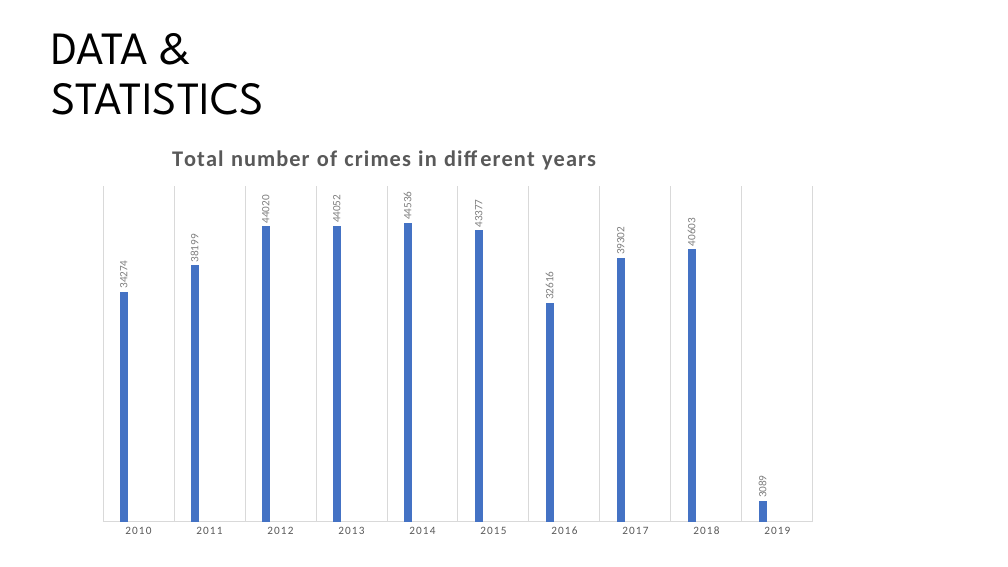
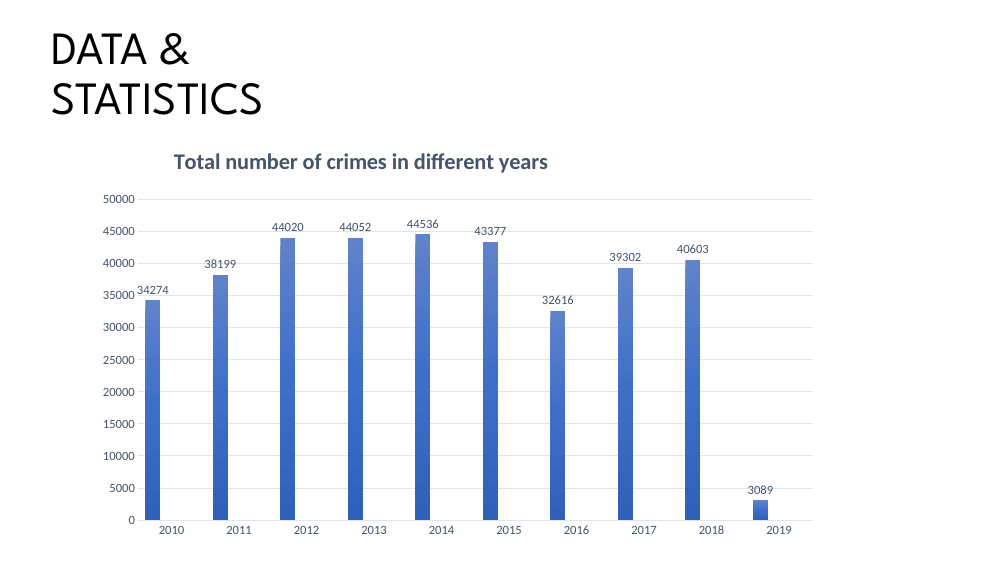
Before and after one commit to Tishat2247019/SUMMER-22-23, a slide deck: slide 7 of BGS/FINAL PRESENTATION/CRIME IN DHAKA CITY.pptx. Drawn at 1008x567 pixels with LibreOffice and Linux fonts; fonts in the diff are those of the drawing. Boxes give left, top, right and bottom in pixels: in the first picture for what was removed or moved away, otherwise in the second. Text is boxed around its words. In the diff, an @@ line names an element or a change of style, - is before the commit and + after.

```diff
--- a/BGS/FINAL PRESENTATION/CRIME IN DHAKA CITY.pptx
+++ b/BGS/FINAL PRESENTATION/CRIME IN DHAKA CITY.pptx
@@ column chart at <box>88,130,828,546</box> @@
@@ colour of Series 1 #4472C4 to gradient #6183CB to #3E70CA to #3062BB @@
@@ data labels of Series 1 changed @@
@@ colour of Series 2 #ED7D31 to gradient #F18C57 to #F67B28 to #E56C19 @@
@@ data labels of Series 2 changed @@
@@ colour of Series 3 #A5A5A5 to gradient #AFAFAF to #A5A5A5 to #939393 @@
@@ data labels of Series 3 changed @@
@@ category axis changed @@
@@ value axis changed @@
@@ bar spacing changed @@
```
Also in this commit, not shown: 1 other slide changed, 3 slides added.
